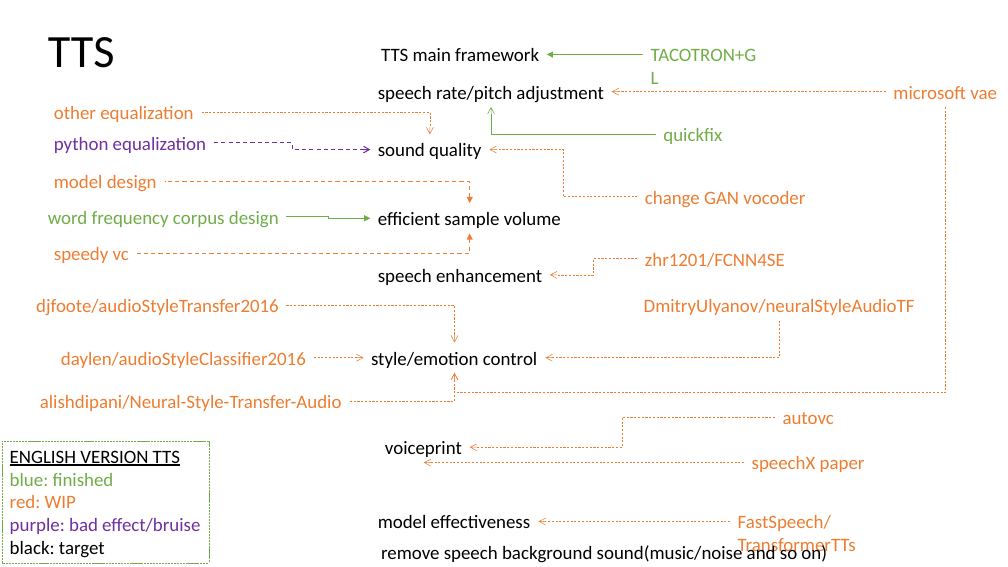
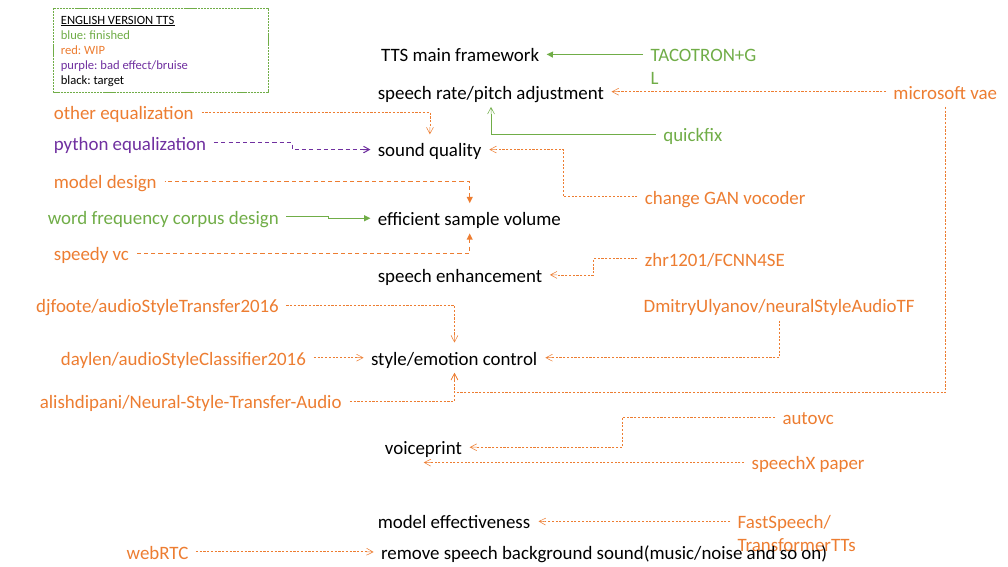
Before and after one commit to kitlomer/MuyuCoreTechnique, a slide deck: slide 2 of tts.pptx. Drawn at 1008x567 pixels with LibreOffice and Linux fonts; fonts in the diff are those of the drawing. Boxes give left, top, right and bottom in pixels: in the first picture for what was removed or moved away, otherwise in the second. Text is boxed around its words. In the diff, an @@ line names an element or a change of style, - is before the commit and + after.

```diff
--- a/tts.pptx
+++ b/tts.pptx
@@ rectangle "ENGLISH VERSION TTS" resized from (x1=2, y1=441, x2=209, y2=563) to (x1=54, y1=8, x2=268, y2=91) @@
@@ rectangle "ENGLISH VERSION TTS" at (x1=54, y1=8, x2=268, y2=91): size 18 to 12 pt @@
@@ title removed at (x1=48, y1=37, x2=115, y2=68) @@
-TTS
@@ text added at (x1=127, y1=546, x2=189, y2=559), 18 pt, text #ED7D31 @@
+webRTC
@@ elbow arrow added from (196, 552) to (374, 552), #ED7D31 0.5 pt dashed @@
```
